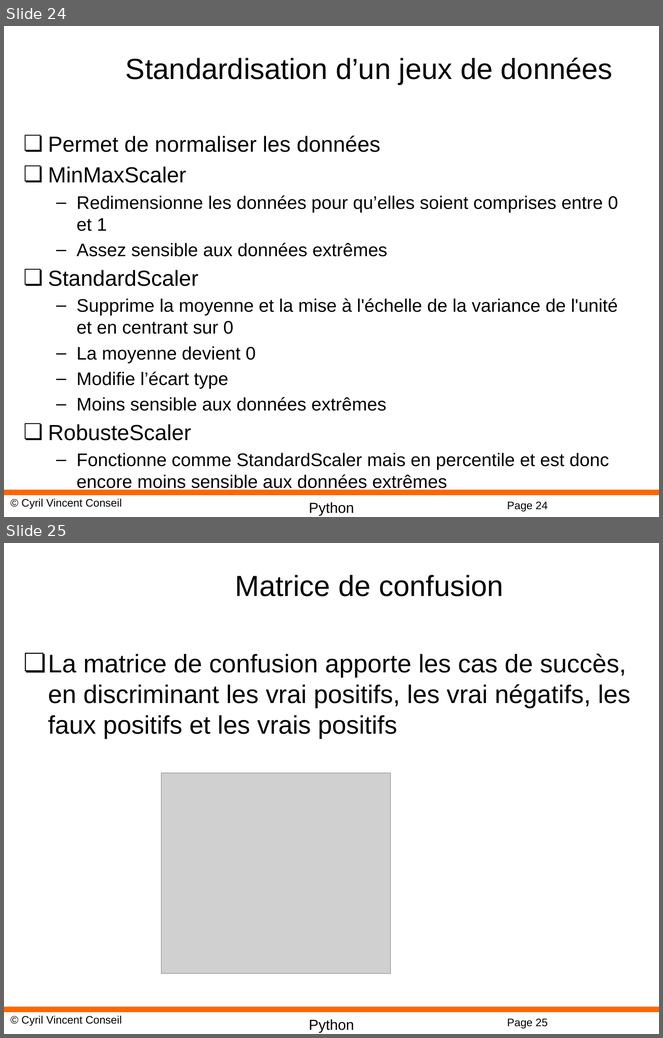
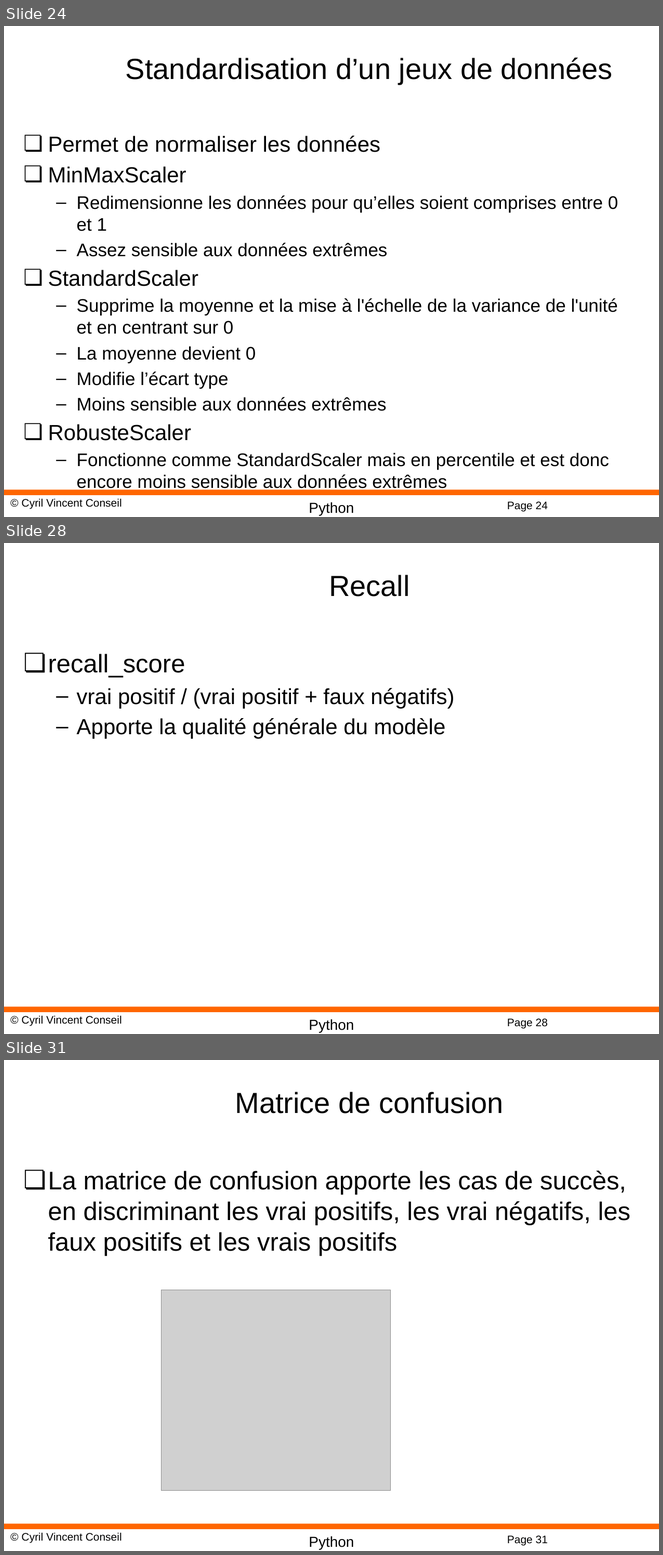
Before and after one commit to cyrilvincent/ML, a slide deck: PPT/MachineLearning18-NeuralNetwork.pptx. Shown one above the other, each under a label of ours: slides 24 and 25 before the commit, slides 24, 28 and 31 after it; the slides between them are not shown. The pictures are 663x1038 and 663x1555 pixels, drawn with LibreOffice and Linux fonts; fonts in the diff are those of the drawing; grey boxes stand for pictures; background and template pictures are left out. Boxes give left, top, right and bottom in pixels: in the first picture for what was removed or moved away, otherwise in the second. Text is boxed around its words. In the diff, an @@ line names an element or a change of style, - is before the commit and + after.

```diff
--- a/PPT/MachineLearning18-NeuralNetwork.pptx
+++ b/PPT/MachineLearning18-NeuralNetwork.pptx
@@ slide 28 added at box(4, 543, 659, 1034), background #FFFFFF; not listed: 4 template elements that a slide beside it also shows @@
@@ title added at box(329, 575, 410, 597), 32 pt, text #000000 @@
+Recall
@@ text added at box(48, 654, 454, 739), 24 pt, text #000000 @@
+❏ recall_score
+  – vrai positif / (vrai positif + faux négatifs)
+  – Apporte la qualité générale du modèle
@@ what was slide 25 is now slide 31 @@
@@ page number at box(507, 1536, 548, 1546): text changed @@
-Page 25
+Page 31
```
Also in this commit, not shown: 1 slide changed, 4 other slides added, 2 other files.
